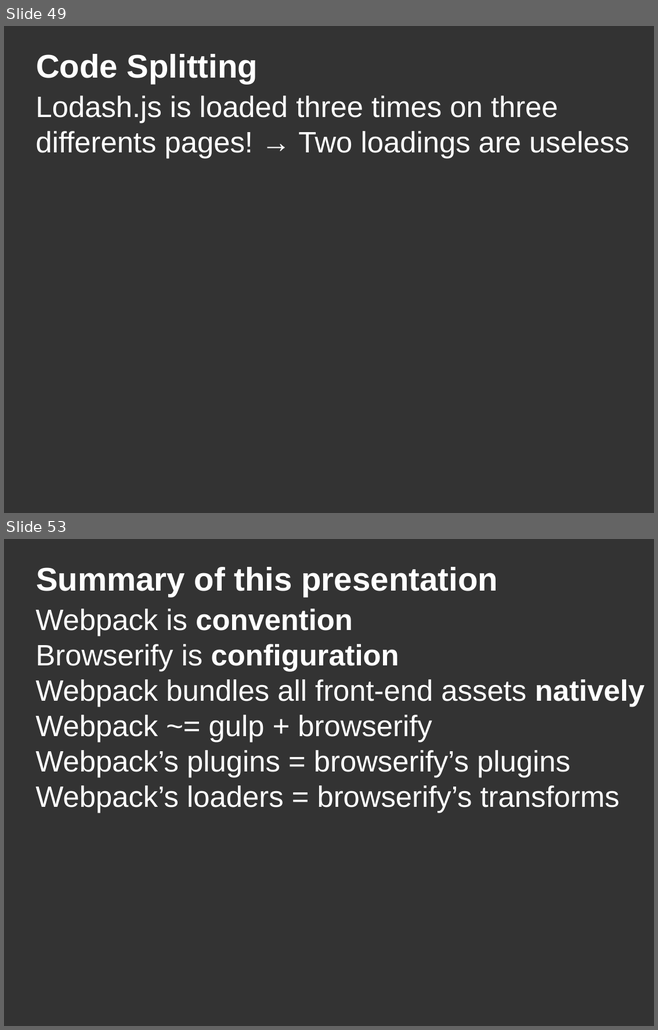
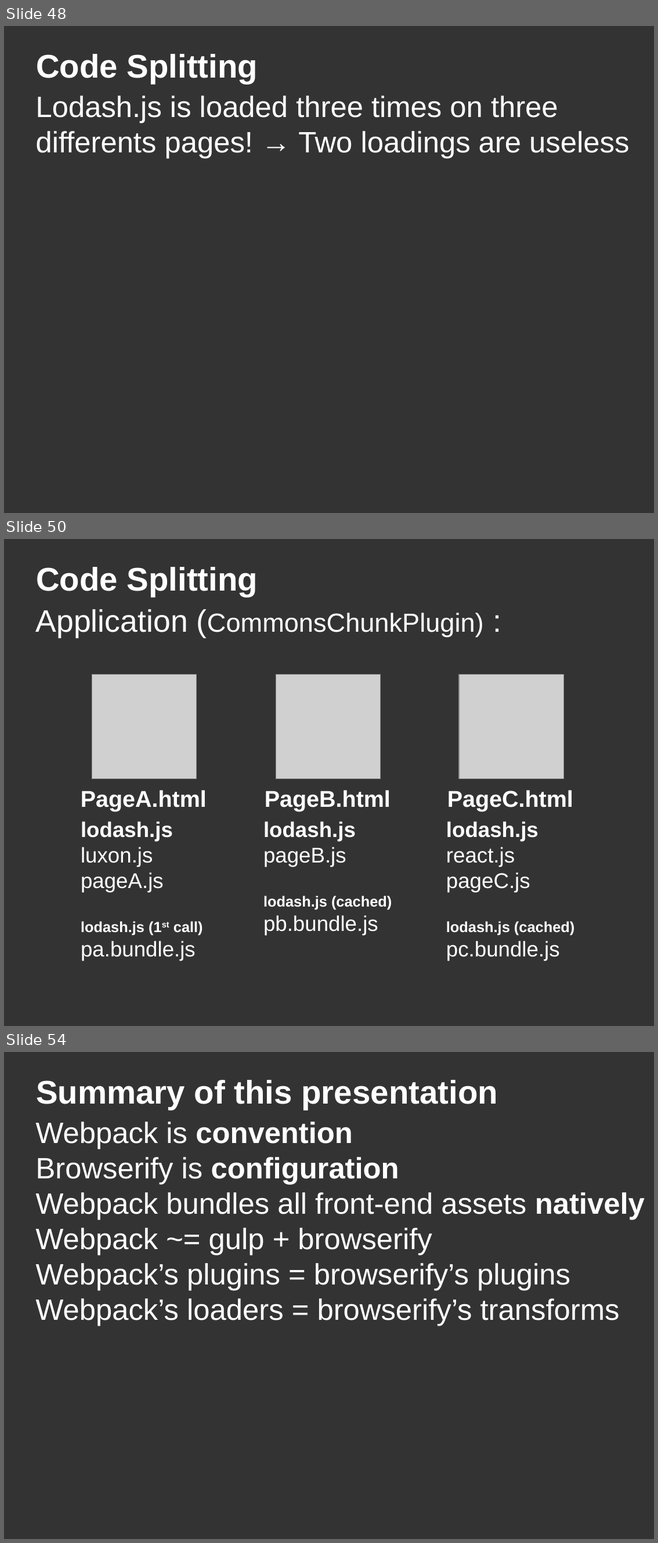
Before and after one commit to DanYellow/misc-tests, a slide deck: webpack-presentation-examples/webpack-presentation.odp. Shown one above the other, each under a label of ours: slides 49 and 53 before the commit, slides 48, 50 and 54 after it; the slides between them are not shown. The pictures are 658x1030 and 658x1543 pixels, drawn with LibreOffice and Linux fonts; fonts in the diff are those of the drawing; grey boxes stand for pictures. Boxes give left, top, right and bottom in pixels: in the first picture for what was removed or moved away, otherwise in the second. Text is boxed around its words. In the diff, an @@ line names an element or a change of style, - is before the commit and + after.

```diff
--- a/webpack-presentation-examples/webpack-presentation.odp
+++ b/webpack-presentation-examples/webpack-presentation.odp
@@ slide 50 added at (4,539,654,1026), background #333333 @@
@@ title added at (36,567,257,597), 40 pt, text #FFFFFF, bold @@
+Code Splitting
@@ title added at (36,609,484,638), 32 pt, text #FFFFFF @@
+Application (CommonsChunkPlugin) :
@@ picture added at (92,675,196,779) @@
@@ picture added at (276,675,380,779) @@
@@ picture added at (459,675,564,779) @@
@@ title added at (81,790,206,811), 28 pt, text #FFFFFF, bold @@
+PageA.html
@@ title added at (264,790,390,811), 28 pt, text #FFFFFF, bold @@
+PageB.html
@@ title added at (447,790,573,811), 28 pt, text #FFFFFF, bold @@
+PageC.html
@@ title added at (81,821,203,961), 26 pt, text #FFFFFF @@
+lodash.js
+luxon.js
+pageA.js
+lodash.js (1st call)
+pa.bundle.js
@@ title added at (263,821,391,936), 26 pt, text #FFFFFF, bold @@
+lodash.js
+pageB.js
+lodash.js (cached)
+pb.bundle.js
@@ title added at (446,821,574,961), 26 pt, text #FFFFFF @@
+lodash.js
+react.js
+pageC.js
+lodash.js (cached)
+pc.bundle.js
@@ what was slide 49 is now slide 48 @@
@@ what was slide 53 is now slide 54 @@
```
Also in this commit, not shown: 5 slides changed, 1 other slide added, 1 slide removed, 19 other files.
